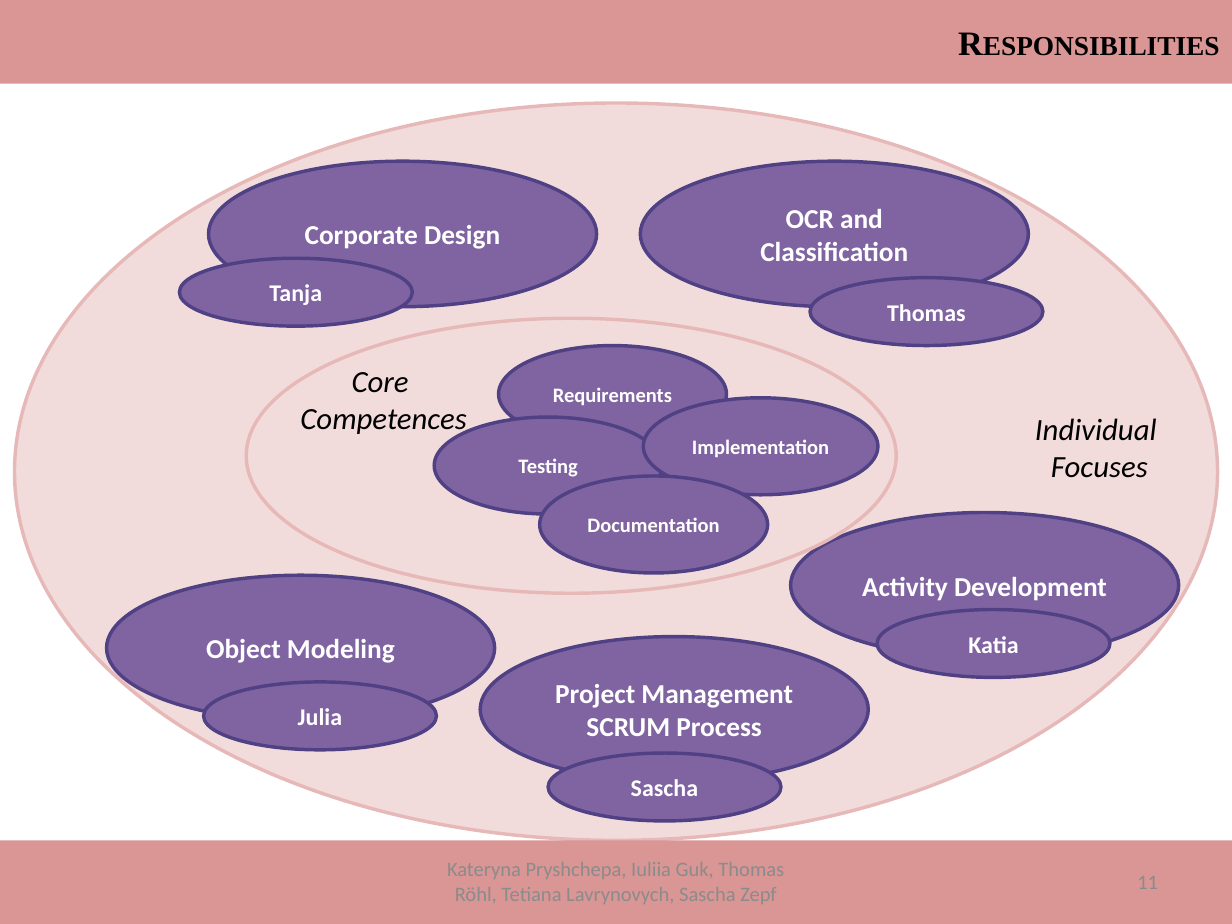
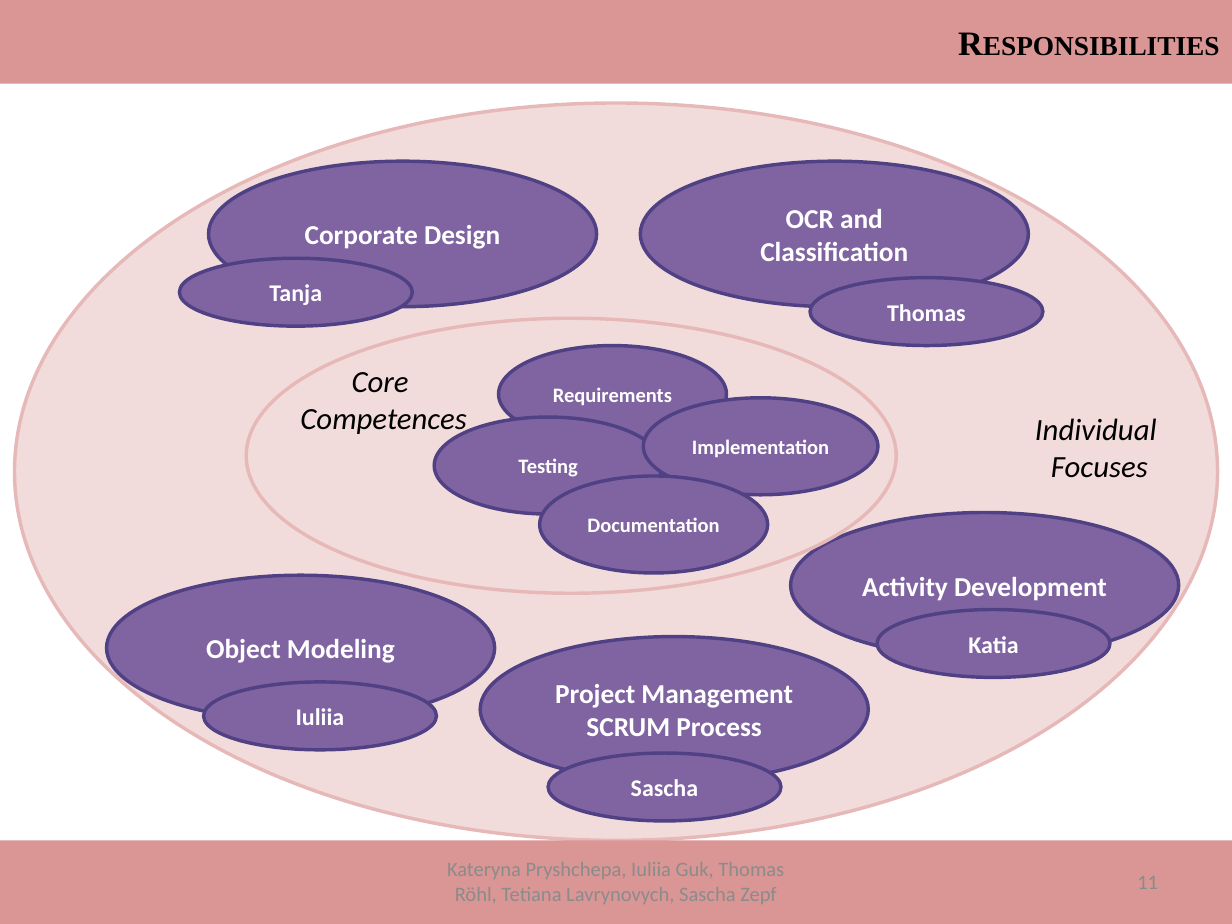
Before and after one commit to ThomasRoehl/ShopAdmin, a slide deck: slide 11 of Dokumentation/ShopAdmin_Final.pptx. Drawn at 1232x924 pixels with LibreOffice and Linux fonts; fonts in the diff are those of the drawing. Boxes give left, top, right and bottom in pixels: in the first picture for what was removed or moved away, otherwise in the second. Text is boxed around its words. In the diff, an @@ line names an element or a change of style, - is before the commit and + after.

```diff
--- a/Dokumentation/ShopAdmin_Final.pptx
+++ b/Dokumentation/ShopAdmin_Final.pptx
@@ text in ellipse at [296, 708, 345, 725]: text changed @@
-Julia
+Iuliia
```
Also in this commit, not shown: 4 other slides changed, 1 slide added, 2 other files.
